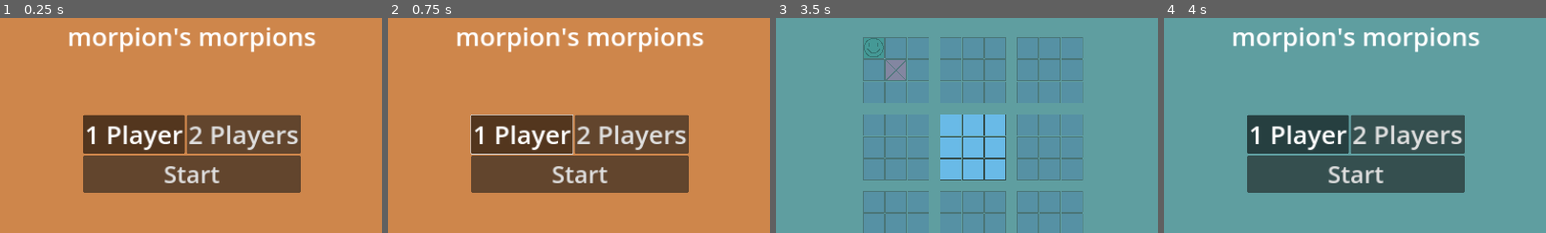
Above: before the commit, frames 1-4 (left to right).
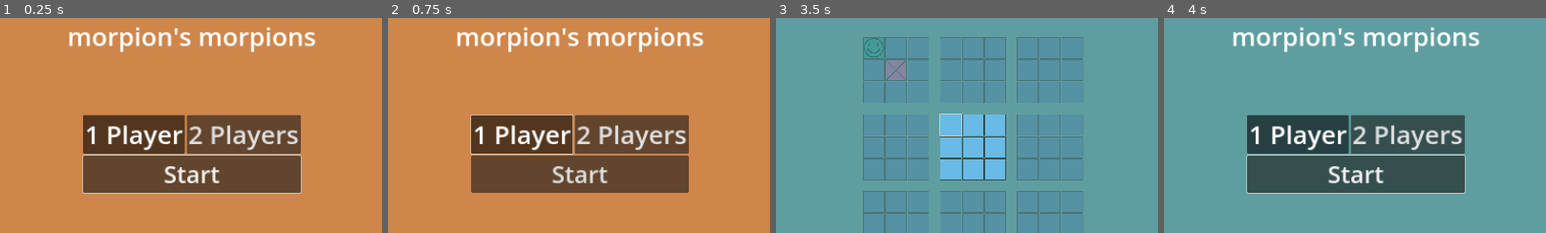
Above: after the commit, the same moments.

Repository: Flocondeglace/Morpiony
Game: Godot game, scene res://Scene/main.tscn
Same seed, same stepped clock (60 frames per second), same inputs: the game is played once before the commit and once after it.
Inputs (mouse positions are % of the whole screen's width and height, from its top left):
- Up to frame 1 (0.25 s): no input
- Up to frame 2 (0.75 s): click "1 Player" at 0.5 s
- Up to frame 3 (3.5 s): click "1 Player" at 1.25 s; click "Start" at 2 s; click (38, 25) at 2.77 s
- Up to frame 4 (4 s): click "Menu" at 3.5 s
The pictures show only the part of the screen within x 25-75%, y 18-68%; the shares and areas given below are measured in that part.

The runs differ from the first frame. In frame 1, 0.6% of the frame differs, in the area x 21-79%, y 63-82%; in frame 2, nothing differs; in frame 3, 0.1%; in frame 4, 0.6%.

Commit message:
avance adaptation borne

Diff:
--- a/Scene/hud.tscn
+++ b/Scene/hud.tscn
@@ -140,9 +140,78 @@
 
 [node name="OptionsUI" parent="Control/HUDcanva" instance=ExtResource("3_60fqp")]
 
+[node name="Pause" type="Panel" parent="Control/HUDcanva"]
+anchors_preset = 15
+anchor_right = 1.0
+anchor_bottom = 1.0
+grow_horizontal = 2
+grow_vertical = 2
+
+[node name="Menu2" type="Button" parent="Control/HUDcanva/Pause"]
+layout_mode = 1
+anchors_preset = 7
+anchor_left = 0.5
+anchor_top = 1.0
+anchor_right = 0.5
+anchor_bottom = 1.0
+offset_left = -80.0
+offset_top = -50.0
+offset_right = 80.0
+grow_horizontal = 2
+grow_vertical = 0
+theme_override_font_sizes/font_size = 30
+text = "Menu"
+
+[node name="Continue" type="Button" parent="Control/HUDcanva/Pause"]
+layout_mode = 1
+anchors_preset = 7
+anchor_left = 0.5
+anchor_top = 1.0
+anchor_right = 0.5
+anchor_bottom = 1.0
+offset_left = -80.0
+offset_top = -250.0
+offset_right = 80.0
+offset_bottom = -200.0
+grow_horizontal = 2
+grow_vertical = 0
+theme_override_font_sizes/font_size = 30
+text = "Continue"
+
+[node name="Restart2" type="Button" parent="Control/HUDcanva/Pause"]
+layout_mode = 1
+anchors_preset = 7
+anchor_left = 0.5
+anchor_top = 1.0
+anchor_right = 0.5
+anchor_bottom = 1.0
+offset_left = -80.0
+offset_top = -150.0
+offset_right = 80.0
+offset_bottom = -100.0
+grow_horizontal = 2
+grow_vertical = 0
+theme_override_font_sizes/font_size = 30
+text = "Restart"
+
+[node name="Label" type="Label" parent="Control/HUDcanva/Pause"]
+layout_mode = 1
+anchors_preset = 5
+anchor_left = 0.5
+anchor_right = 0.5
+offset_left = -47.5
+offset_top = 50.0
+offset_right = 47.5
+offset_bottom = 76.0
+grow_horizontal = 2
+text = "Pause Menu"
+
 [connection signal="return_menu" from="Control/HUDcanva" to="." method="_on_hud_canva_return_menu"]
 [connection signal="start_game" from="Control/HUDcanva" to="." method="_on_hud_canva_start_game"]
 [connection signal="pressed" from="Control/HUDcanva/StartMenuButton/StartButton" to="Control/HUDcanva" method="_on_start_button_pressed"]
 [connection signal="pressed" from="Control/HUDcanva/Menu" to="Control/HUDcanva" method="_on_menu_pressed"]
 [connection signal="pressed" from="Control/HUDcanva/Restart" to="Control/HUDcanva" method="_on_restart_pressed"]
 [connection signal="pressed" from="Control/HUDcanva/WinLayer/Menu" to="." method="_on_menu_pressed"]
+[connection signal="pressed" from="Control/HUDcanva/Pause/Menu2" to="Control/HUDcanva" method="_on_menu_pressed"]
+[connection signal="pressed" from="Control/HUDcanva/Pause/Continue" to="Control/HUDcanva" method="_on_continue_pressed"]
+[connection signal="pressed" from="Control/HUDcanva/Pause/Restart2" to="Control/HUDcanva" method="_on_restart_pressed"]
--- a/Scene/hud_general.gd
+++ b/Scene/hud_general.gd
@@ -18,3 +18,6 @@
 
 func _on_hud_canva_return_menu():
 	menu.emit()
+
+func _on_hud_canva_continue_game():
+	get_parent().select_button()
--- a/Scene/main.gd
+++ b/Scene/main.gd
@@ -1,24 +1,34 @@
 extends Node
 
 var minimorp_temp = preload("res://Scene/mini_morpion.tscn")
-var humanPlayer
+var nbHumanPlayer
 var player_turn = 1
 var morp = []
 var morpdispo = []
 var couleur = [Color(Color.CADET_BLUE,1),Color(Color.ROSY_BROWN,1)]
-
+var hud
+# position du morpion dans lequel le joueur doit jouer
+var pos
 
 func _ready():
-	pass
+	hud = $HUD/Control/HUDcanva
 
 func _process(delta):
 	if Input.is_action_pressed("escape"):
 		get_tree().quit()
 
+	if hud.state == "game":
+		if Input.is_action_pressed("player1") && player_turn == 1:
+			#push_warning($BigMorpion.get_viewport().gui_get_focus_owner().name)
+			$BigMorpion.get_viewport().gui_get_focus_owner()._on_pressed()
+		if Input.is_action_pressed("player2") && player_turn == 2:
+			$BigMorpion.get_viewport().gui_get_focus_owner()._on_pressed()
+
+
 func new_game(nbPlayer):
 	clear_game()
 	morp = []
-	humanPlayer = nbPlayer
+	nbHumanPlayer = nbPlayer
 	player_turn = 1
 	var compteur = 0
 	for i in range (0,3):
@@ -26,12 +36,13 @@
 			var minimorp = minimorp_temp.instantiate()
 			#minimorp.get_child(1).num = compteur
 			minimorp.num = compteur
-			minimorp.nbHuman = humanPlayer
+			minimorp.nbHuman = nbHumanPlayer
 			#morp[i].append(minimorp.get_child(1))
 			morp.append(minimorp)
 			$BigMorpion.add_child(minimorp)
 			morp[3*i + j].minimorpion_played.connect(_on_mini_morpion_minimorpion_played)
 			compteur +=1
+	morp[0].minimorp[0].grab_focus()
 	let_all_choices()
 
 func game_finished(num_winner):
@@ -42,7 +53,7 @@
 	timerFin.queue_free()
 	for ch in $BigMorpion.get_children() :
 		$BigMorpion.remove_child(ch)
-	$HUD.end_of_game(num_winner)
+	hud.end_of_game(num_winner)
 
 
 func let_all_choices():
@@ -64,7 +75,7 @@
 	var choice = $Computer.play(player_turn,morp, liste,morpdispo)
 
 func computer_thinking():
-	if (humanPlayer == 1 && player_turn == 2):
+	if (nbHumanPlayer == 1 && player_turn == 2):
 		var think_timer = Timer.new()
 		add_child(think_timer)
 		think_timer.start(0.5)
--- a/Scene/mini_morpion.gd
+++ b/Scene/mini_morpion.gd
@@ -19,13 +19,9 @@
 # Called when the node enters the scene tree for the first time.
 func _ready():
 	win = 3
-	#remove_child($Case)
 	for i in range (0,3):
-		#minimorp.append([])
 		for j in range(0,3):
 			var case = case_temp.instantiate()
-			#case.scale = Vector2(0.1,0.1)
-			#minimorp[i].append(case)
 			minimorp.append(case)
 			case.pos = j + i*3
 			add_child(case)
@@ -42,6 +38,7 @@
 func start_turn(player_turn):
 	current_player = player_turn
 	set_case_accessible(true)
+	cdispo[0].grab_focus()
 
 func finish_turn():
 	set_case_accessible(false)
--- a/Script/HUD.gd
+++ b/Script/HUD.gd
@@ -2,12 +2,19 @@
 
 signal start_game
 signal return_menu
+
 var nbPlayer
 var player1
 var player2
 var start_button
+## state : "menu" "game" "pause" "gameover"
+var state
+var big
+var selected
+
 
 func _ready():
+	big = get_parent().get_parent().get_parent().get_node("BigMorpion")
 	player1 = get_node("StartMenuButton/GridContainer/Player1")
 	player2 = get_node("StartMenuButton/GridContainer/Player2")
 	start_button = get_node("StartMenuButton/StartButton")
@@ -15,6 +22,25 @@
 	$Restart.hide()
 	$Menu.hide()
 	$OptionsUI.hide()
+	$Pause.hide()
+	act_menu_start()
+	state = "menu"
+	#player1.set_shortcut(Input.is_action_pressed("1Joueur"))
+
+func _process(delta):
+	if Input.is_action_pressed("1Joueur"):
+		player1.set_pressed(true)
+	if Input.is_action_pressed("2Joueur"):
+		player2.set_pressed(true)
+
+	if Input.is_action_just_pressed("pause") && state == "game":
+		selected = big.get_viewport().gui_get_focus_owner()
+		pause_menu_show()
+	else :
+		if Input.is_action_just_pressed("pause") && state == "pause":
+			pause_menu_hide()
+			selected.grab_focus()
+
 
 func desact_button_game():
 	$Menu.hide()
@@ -28,9 +54,11 @@
 func act_menu_start():
 	start_button.text = 'Start'
 	$StartMenuButton.show()
+	start_button.grab_focus()
 	$TitleLabel.show()
 
 func _on_start_button_pressed():
+	state = "game"
 	desact_menu_start()
 	$Restart.show()
 	$Menu.show()
@@ -42,9 +70,11 @@
 		start_game.emit(2)
 
 func end_of_game(num_player):
+	state = "gameover"
 	desact_button_game()
 	start_button.text = "Restart"
 	$StartMenuButton.show()
+	start_button.grab_focus()
 	if (num_player != 3):
 		$WinLayer/WinnerLabel.text = "Player " + str(num_player%2 + 1) + " loose :)"
 	else :
@@ -55,11 +85,25 @@
 func _on_restart_pressed():
 	$WinLayer.hide()
 	desact_menu_start()
+	pause_menu_hide()
 	start_game.emit(nbPlayer)
 
 func _on_menu_pressed():
+	state = "menu"
 	return_menu.emit()
 	$WinLayer.hide()
 	$Restart.hide()
 	$Menu.hide()
 	act_menu_start()
+
+func pause_menu_show():
+	state = "pause"
+	$Pause.show()
+	$Pause/Continue.grab_focus()
+
+func pause_menu_hide():
+	state = "game"
+	$Pause.hide()
+
+func _on_continue_pressed():
+	pause_menu_hide()
--- a/project.godot
+++ b/project.godot
@@ -30,7 +30,28 @@
 }
 pause={
 "deadzone": 0.5,
-"events": [Object(InputEventKey,"resource_local_to_scene":false,"resource_name":"","device":-1,"window_id":0,"alt_pressed":false,"shift_pressed":false,"ctrl_pressed":false,"meta_pressed":false,"pressed":false,"keycode":0,"physical_keycode":80,"key_label":0,"unicode":112,"echo":false,"script":null)
+"events": [Object(InputEventKey,"resource_local_to_scene":false,"resource_name":"","device":-1,"window_id":0,"alt_pressed":false,"shift_pressed":false,"ctrl_pressed":false,"meta_pressed":false,"pressed":false,"keycode":0,"physical_keycode":89,"key_label":0,"unicode":121,"echo":false,"script":null)
+, Object(InputEventKey,"resource_local_to_scene":false,"resource_name":"","device":-1,"window_id":0,"alt_pressed":false,"shift_pressed":false,"ctrl_pressed":false,"meta_pressed":false,"pressed":false,"keycode":0,"physical_keycode":80,"key_label":0,"unicode":112,"echo":false,"script":null)
+]
+}
+1Joueur={
+"deadzone": 0.5,
+"events": [Object(InputEventKey,"resource_local_to_scene":false,"resource_name":"","device":-1,"window_id":0,"alt_pressed":false,"shift_pressed":false,"ctrl_pressed":false,"meta_pressed":false,"pressed":false,"keycode":0,"physical_keycode":66,"key_label":0,"unicode":98,"echo":false,"script":null)
+]
+}
+2Joueur={
+"deadzone": 0.5,
+"events": [Object(InputEventKey,"resource_local_to_scene":false,"resource_name":"","device":-1,"window_id":0,"alt_pressed":false,"shift_pressed":false,"ctrl_pressed":false,"meta_pressed":false,"pressed":false,"keycode":0,"physical_keycode":78,"key_label":0,"unicode":110,"echo":false,"script":null)
+]
+}
+player1={
+"deadzone": 0.5,
+"events": [Object(InputEventKey,"resource_local_to_scene":false,"resource_name":"","device":-1,"window_id":0,"alt_pressed":false,"shift_pressed":false,"ctrl_pressed":false,"meta_pressed":false,"pressed":false,"keycode":0,"physical_keycode":82,"key_label":0,"unicode":114,"echo":false,"script":null)
+]
+}
+player2={
+"deadzone": 0.5,
+"events": [Object(InputEventKey,"resource_local_to_scene":false,"resource_name":"","device":-1,"window_id":0,"alt_pressed":false,"shift_pressed":false,"ctrl_pressed":false,"meta_pressed":false,"pressed":false,"keycode":0,"physical_keycode":73,"key_label":0,"unicode":105,"echo":false,"script":null)
 ]
 }
 
